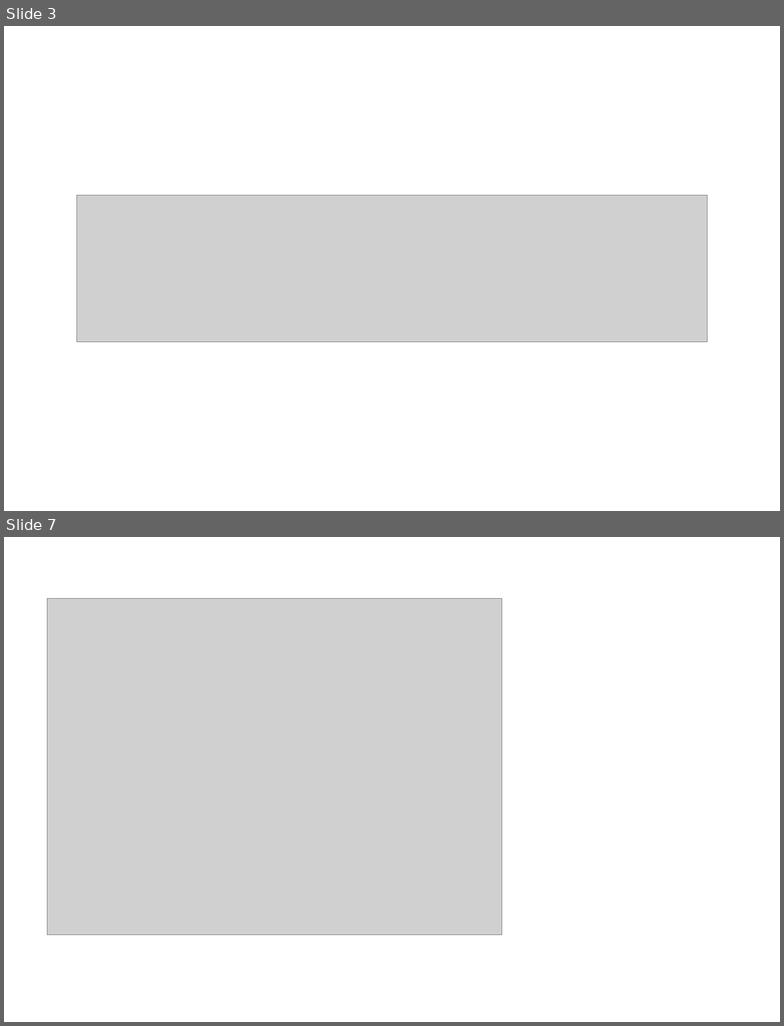
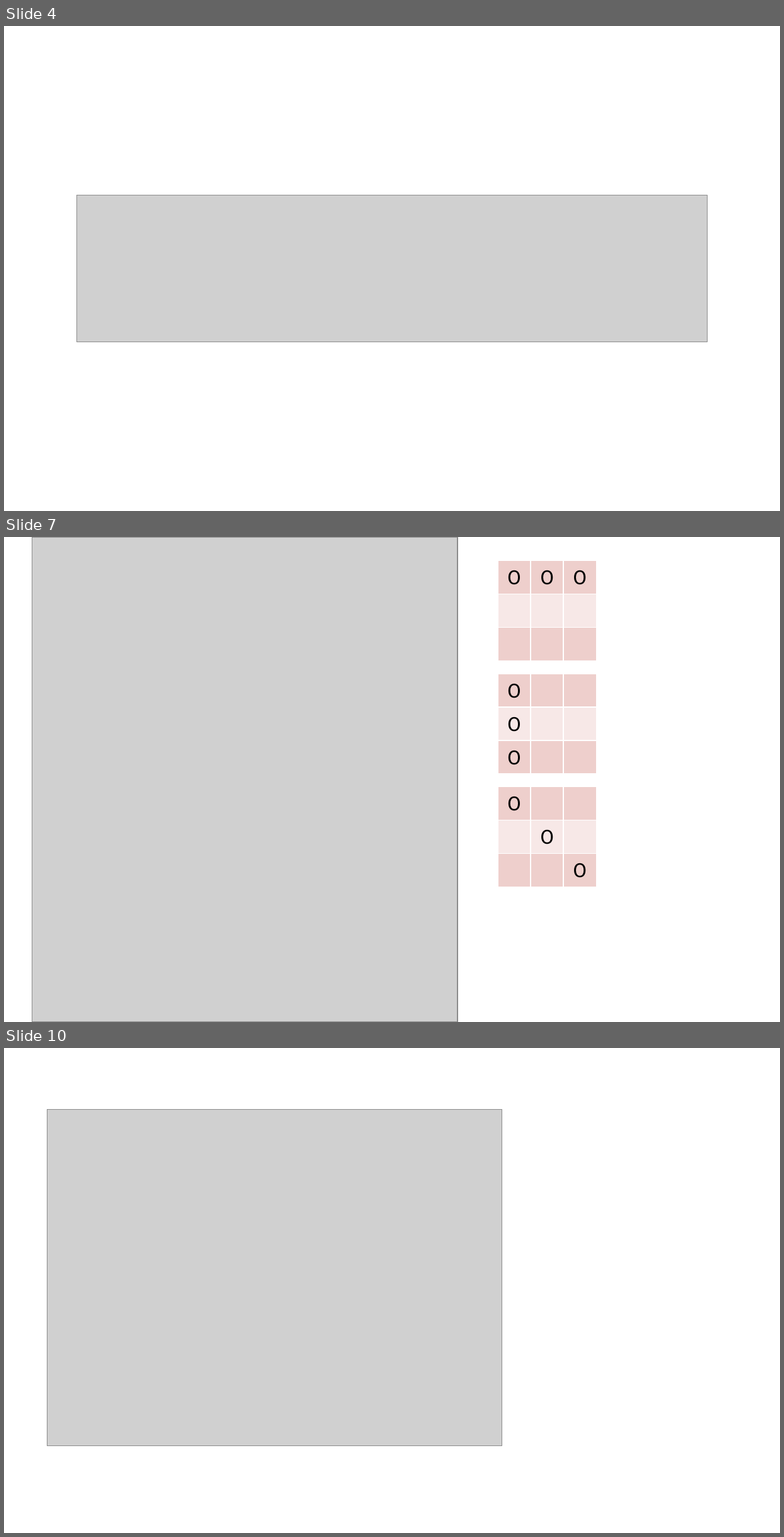
Before and after one commit to d823944/Python4Us, a slide deck: Slide_ITSA_Basics/ITSA Basics_21_25.pptx. Shown one above the other, each under a label of ours: slides 3 and 7 before the commit, slides 4, 7 and 10 after it; the slides between them are not shown. The pictures are 784x1026 and 784x1537 pixels, drawn with LibreOffice and Linux fonts; fonts in the diff are those of the drawing; grey boxes stand for pictures; background and template pictures are left out. Boxes give left, top, right and bottom in pixels: in the first picture for what was removed or moved away, otherwise in the second. Text is boxed around its words. In the diff, an @@ line names an element or a change of style, - is before the commit and + after.

```diff
--- a/Slide_ITSA_Basics/ITSA Basics_21_25.pptx
+++ b/Slide_ITSA_Basics/ITSA Basics_21_25.pptx
@@ slide 7 added at <box>4,537,780,1022</box>, background #FFFFFF; not listed: 1 template element that a slide beside it also shows @@
@@ picture added at <box>32,537,458,1022</box> @@
@@ table added at <box>498,560,596,655</box>, 3 rows, 3 columns @@
+O | O | O
+ |  | 
+ |  | 
@@ table added at <box>498,674,596,768</box>, 3 rows, 3 columns @@
+O |  | 
+O |  | 
+O |  | 
@@ table added at <box>498,787,596,882</box>, 3 rows, 3 columns @@
+O |  | 
+ | O | 
+ |  | O
@@ what was slide 3 is now slide 4 @@
@@ what was slide 7 is now slide 10 @@
```
Also in this commit, not shown: 5 other slides added, 1 slide removed, 1 other file.
